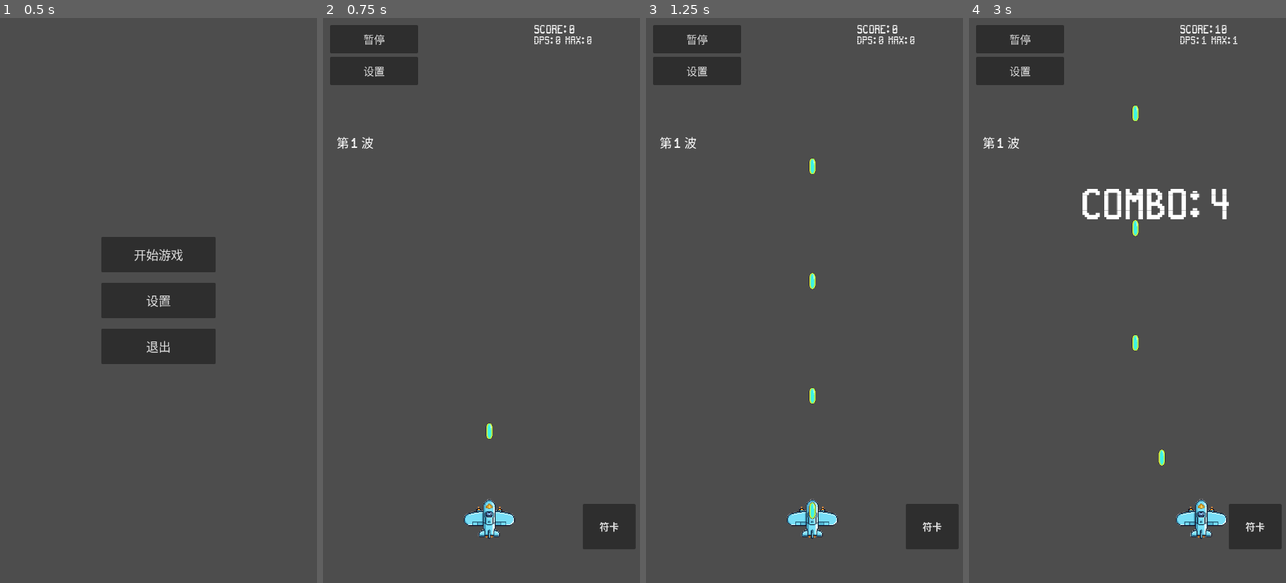
Above: before the commit, frames 1-4 (left to right).
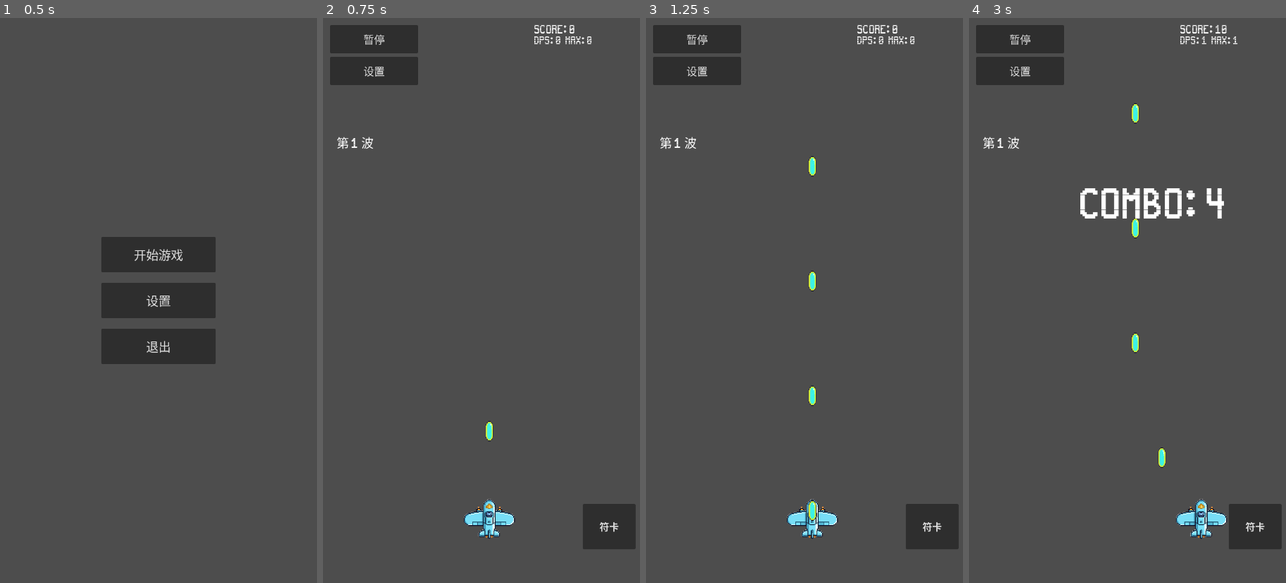
Above: after the commit, the same moments.

Repository: qingzhixing/plane-war
Game: Godot game, scene res://scenes/MainMenu.tscn
The game is run twice, just before and just after one commit, with the same random seed, the same clock (stepped at 60 frames per second) and the same inputs. This scene is started directly instead of the project's main scene. Sound files missing from this copy of the repository are replaced by a short silence.
Inputs (mouse positions are in pixels of both pictures, inside the frame that each line leads up to):
- Up to frame 1 (0.5 s): no input
- Up to frame 2 (0.75 s): click "开始游戏" at 0.5 s
- Up to frame 3 (1.25 s): no input
- Up to frame 4 (3 s): click "暂停" at 1.25 s; click "继续" at 2 s; tap Enter at 2.75 s; move the mouse to (1197, 272) at 2.77 s; hold D from 2.78 s (still down); tap P at 2.85 s; click (1197, 272) at 2.92 s

Frame 1 is identical in both runs. In frame 2, less than 0.1% of the frame differs, in the area x 51-54%, y 71-75%; in frame 3, 0.2%; in frame 4, 1.6%, in the area x 35-82%, y 15-80%.

Commit message:
🎮 ADD: 弓箭与回旋镖改为副武器定时射击
Made-with: Cursor

Diff:
--- a/scenes/bullets/PlayerBullet.tscn
+++ b/scenes/bullets/PlayerBullet.tscn
@@ -8,7 +8,6 @@
 height = 63.333332
 
 [node name="PlayerBullet" type="Area2D" unique_id=1184914378]
-scale = Vector2(0.6, 0.6)
 script = ExtResource("1_g64gn")
 
 [node name="Sprite2D" type="Sprite2D" parent="." unique_id=869012965]
--- a/scenes/bullets/PlayerBulletBasic.tscn
+++ b/scenes/bullets/PlayerBulletBasic.tscn
@@ -8,7 +8,7 @@
 height = 63.333332
 
 [node name="PlayerBulletBasic" type="Area2D" unique_id=1056321540]
-scale = Vector2(0.6, 0.6)
+scale = Vector2(0.7, 0.7)
 script = ExtResource("1_script")
 
 [node name="Sprite2D" type="Sprite2D" parent="." unique_id=1327316159]
--- a/scripts/bullets/PlayerBoomerangBullet.gd
+++ b/scripts/bullets/PlayerBoomerangBullet.gd
@@ -1,12 +1,12 @@
 extends "res://scripts/bullets/BulletBase.gd"
 
-@export var forward_distance: float = 720.0
 @export var return_speed_multiplier: float = 1.0
 @export var spin_speed_deg: float = 720.0
 
-var _travelled: float = 0.0
 var _returning: bool = false
 var _owner: Node2D = null
+var _target: Node2D = null
+var _initialized_direction: bool = false
 
 
 func _ready() -> void:
@@ -15,15 +15,24 @@
 
 
 func _process(delta: float) -> void:
+	if not _initialized_direction:
+		_initialized_direction = true
+		# 回旋镖也预先瞄准一次最近敌人，但仍保证大致朝屏幕上方
+		_target = _find_target()
+		if is_instance_valid(_target):
+			var to_target := (_target.global_position - global_position).normalized()
+			if to_target.y > 0.0:
+				to_target.y = -to_target.y
+			direction = to_target.normalized()
+
 	# 自转动画
 	rotation_degrees += spin_speed_deg * delta
 
-	# 向前飞行一段距离
+	# 向前飞行，直到触碰到屏幕边缘
 	var step := direction * speed * delta
 	global_position += step
-	_travelled += step.length()
 
-	if not _returning and _travelled >= forward_distance:
+	if not _returning and _is_at_screen_edge():
 		_returning = true
 
 	# 返回阶段：朝玩家飞回
@@ -44,3 +53,27 @@
 
 func set_boomerang_owner(owner: Node2D) -> void:
 	_owner = owner
+
+
+func _find_target() -> Node2D:
+	var enemies := get_tree().get_nodes_in_group("enemy")
+	var closest: Node2D = null
+	var closest_dist := INF
+	for e in enemies:
+		if e is Node2D and is_instance_valid(e):
+			var d := global_position.distance_to((e as Node2D).global_position)
+			if d < closest_dist:
+				closest_dist = d
+				closest = e
+	return closest
+
+
+func _is_at_screen_edge() -> bool:
+	var viewport := get_viewport()
+	if viewport == null:
+		return false
+	var rect := viewport.get_visible_rect()
+	var margin := 16.0
+	return global_position.x <= rect.position.x + margin \
+		or global_position.x >= rect.position.x + rect.size.x - margin \
+		or global_position.y <= rect.position.y + margin
--- a/scripts/player.gd
+++ b/scripts/player.gd
@@ -7,6 +7,8 @@
 @export var bullet_scene_arrow: PackedScene
 @export var bullet_scene_boomerang: PackedScene
 @export var hit_invulnerable_seconds: float = 0.35
+@export var arrow_auto_interval: float = 1.4
+@export var boomerang_auto_interval: float = 2.6
 
 var _fire_timer: float = 0.0
 var _shoot_sfx_timer: float = 0.0
@@ -31,6 +33,8 @@
 }
 var _hit_invulnerable_timer: float = 0.0
 var _damage_multiplier: float = 1.0
+var _arrow_auto_timer: float = 0.0
+var _boomerang_auto_timer: float = 0.0
 @onready var _fallback_bullet_scene_basic: PackedScene = preload("res://scenes/bullets/PlayerBulletBasic.tscn")
 @onready var _fallback_bullet_scene_arrow: PackedScene = preload("res://scenes/bullets/PlayerArrowBullet.tscn")
 @onready var _fallback_bullet_scene_boomerang: PackedScene = preload("res://scenes/bullets/PlayerBoomerangBullet.tscn")
@@ -44,6 +48,8 @@
 		bullet_scene_arrow = _fallback_bullet_scene_arrow
 	if bullet_scene_boomerang == null and _fallback_bullet_scene_boomerang != null:
 		bullet_scene_boomerang = _fallback_bullet_scene_boomerang
+	_arrow_auto_timer = arrow_auto_interval
+	_boomerang_auto_timer = boomerang_auto_interval
 
 func _unhandled_input(event: InputEvent) -> void:
 	if event is InputEventScreenTouch:
@@ -81,6 +87,7 @@
 func _process(delta: float) -> void:
 	_update_movement(delta)
 	_update_shooting(delta)
+	_update_side_weapons(delta)
 	if _hit_invulnerable_timer > 0.0:
 		_hit_invulnerable_timer = maxf(0.0, _hit_invulnerable_timer - delta)
 
@@ -130,7 +137,7 @@
 	for i in n:
 		var angle: float = (i - (n - 1) * 0.5) * _spread_rad_per_bullet
 		var dir := Vector2(sin(angle), -cos(angle))
-		_spawn_configured_bullet(dir, 0.0, 1.0, 0, "bullet", "straight")
+		_spawn_configured_bullet(bullet_scene_basic, dir, 0.0, 1.0, 0, "bullet", "straight")
 
 
 func _spawn_arrow_shot() -> void:
@@ -139,7 +146,7 @@
 	for i in n:
 		var angle: float = (i - (n - 1) * 0.5) * spread
 		var dir := Vector2(sin(angle), -cos(angle))
-		_spawn_configured_bullet(dir, 0.0, 0.85, 0, "arrow", "straight")
+		_spawn_configured_bullet(bullet_scene_arrow, dir, 0.0, 1.35, 0, "arrow", "straight")
 
 
 func _spawn_boomerang_shot() -> void:
@@ -148,21 +155,26 @@
 	for i in n:
 		var angle: float = (i - (n - 1) * 0.5) * spread
 		var dir := Vector2(sin(angle), -cos(angle))
-		_spawn_configured_bullet(dir, 0.35, 0.95, 2, "bullet", "boomerang")
-
-
-func _get_bullet_scene_for_mode(mode: String) -> PackedScene:
-	match mode:
-		"arrow":
-			return bullet_scene_arrow if bullet_scene_arrow != null else _fallback_bullet_scene_arrow
-		"boomerang":
-			return bullet_scene_boomerang if bullet_scene_boomerang != null else _fallback_bullet_scene_boomerang
-		_:
-			return bullet_scene_basic if bullet_scene_basic != null else _fallback_bullet_scene_basic
-
-
-func _spawn_configured_bullet(dir: Vector2, damage_bonus: float, speed_mult: float, penetration: int, visual_type: String, bullet_motion_mode: String) -> void:
-	var scene_res := _get_bullet_scene_for_mode(_weapon_mode)
+		# 限制回旋镖只向屏幕上方发射
+		if dir.y > 0.0:
+			dir.y = -dir.y
+		_spawn_configured_bullet(bullet_scene_boomerang, dir, 0.35, 0.95, 2, "bullet", "boomerang")
+
+
+func _update_side_weapons(delta: float) -> void:
+	if has_weapon_unlocked("arrow"):
+		_arrow_auto_timer -= delta
+		if _arrow_auto_timer <= 0.0:
+			_arrow_auto_timer += arrow_auto_interval
+			_spawn_arrow_shot()
+	if has_weapon_unlocked("boomerang"):
+		_boomerang_auto_timer -= delta
+		if _boomerang_auto_timer <= 0.0:
+			_boomerang_auto_timer += boomerang_auto_interval
+			_spawn_boomerang_shot()
+
+
+func _spawn_configured_bullet(scene_res: PackedScene, dir: Vector2, damage_bonus: float, speed_mult: float, penetration: int, visual_type: String, bullet_motion_mode: String) -> void:
 	if scene_res == null:
 		return
 	var scene := get_tree().current_scene
@@ -268,7 +280,6 @@
 	if not _weapon_unlocked.has(weapon_id):
 		return
 	_weapon_unlocked[weapon_id] = true
-	_weapon_mode = weapon_id
 
 
 func _play_shoot_sfx() -> void:
